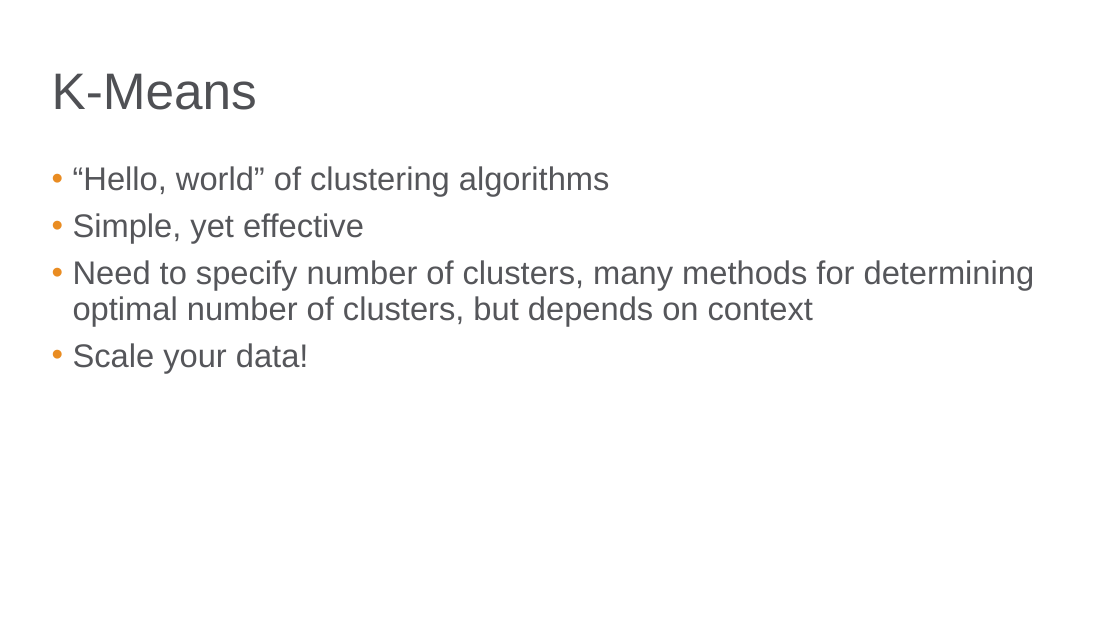
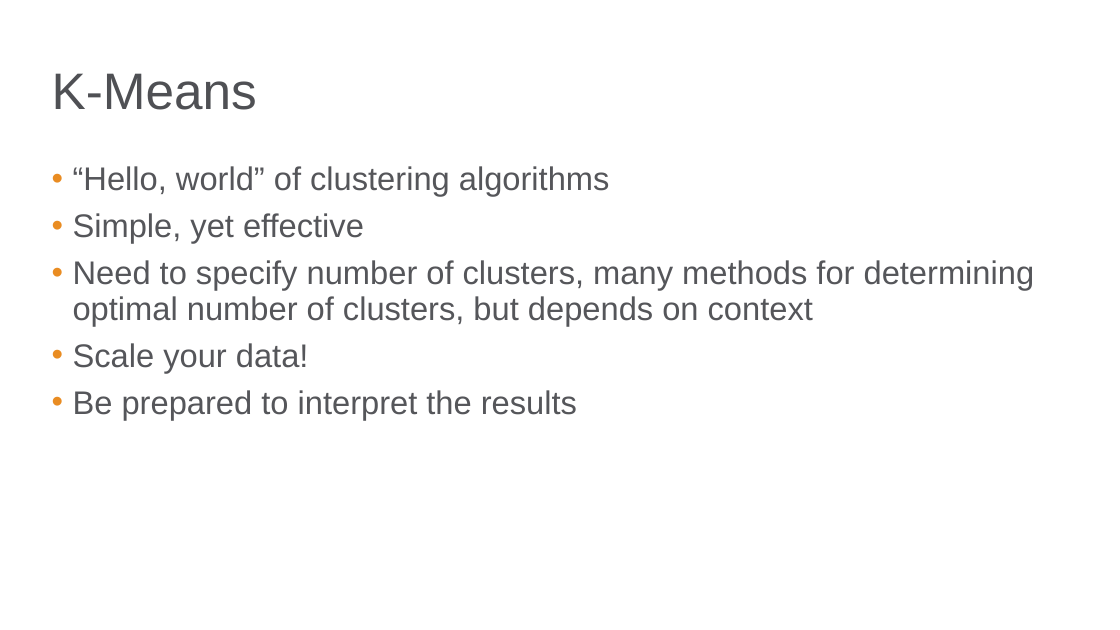
Before and after one commit to bgstieber/APRA-PD-DAS-2019, a slide deck: slide 12 of Generating Insights from Clustering Large Donors - BStieber APRA DAS19.pptx (slide 11 before the commit). Drawn at 1120x630 pixels with LibreOffice and Linux fonts; fonts in the diff are those of the drawing; background and template pictures are left out. Boxes give left, top, right and bottom in pixels: in the first picture for what was removed or moved away, otherwise in the second. Text is boxed around its words. In the diff, an @@ line names an element or a change of style, - is before the commit and + after.

```diff
--- a/Generating Insights from Clustering Large Donors - BStieber APRA DAS19.pptx
+++ b/Generating Insights from Clustering Large Donors - BStieber APRA DAS19.pptx
@@ text at [73, 390, 577, 420]: paragraph added @@
+• Be prepared to interpret the results
```
Also in this commit, not shown: 8 other slides changed, 1 slide added, 1 other file.
